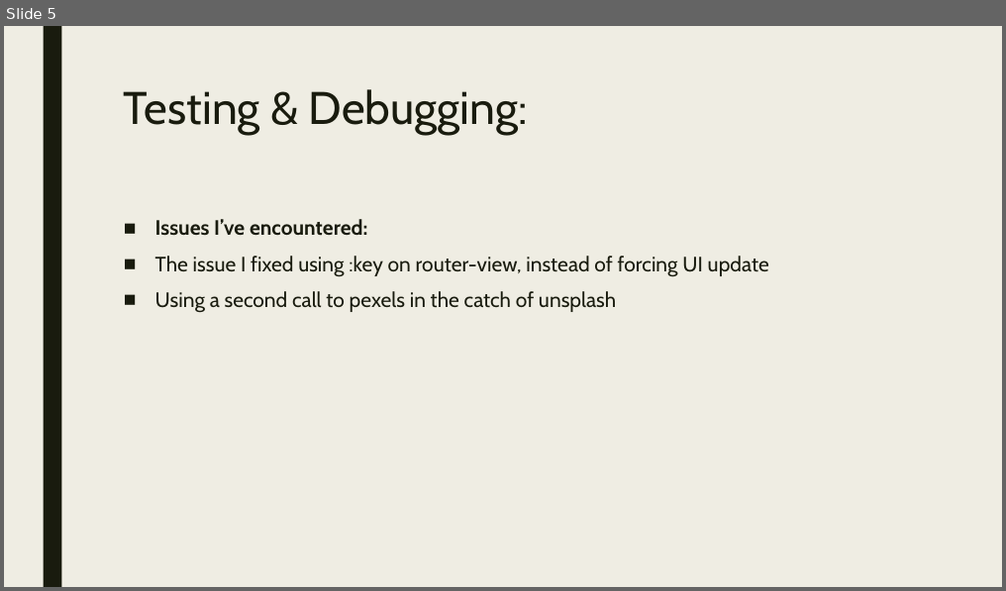
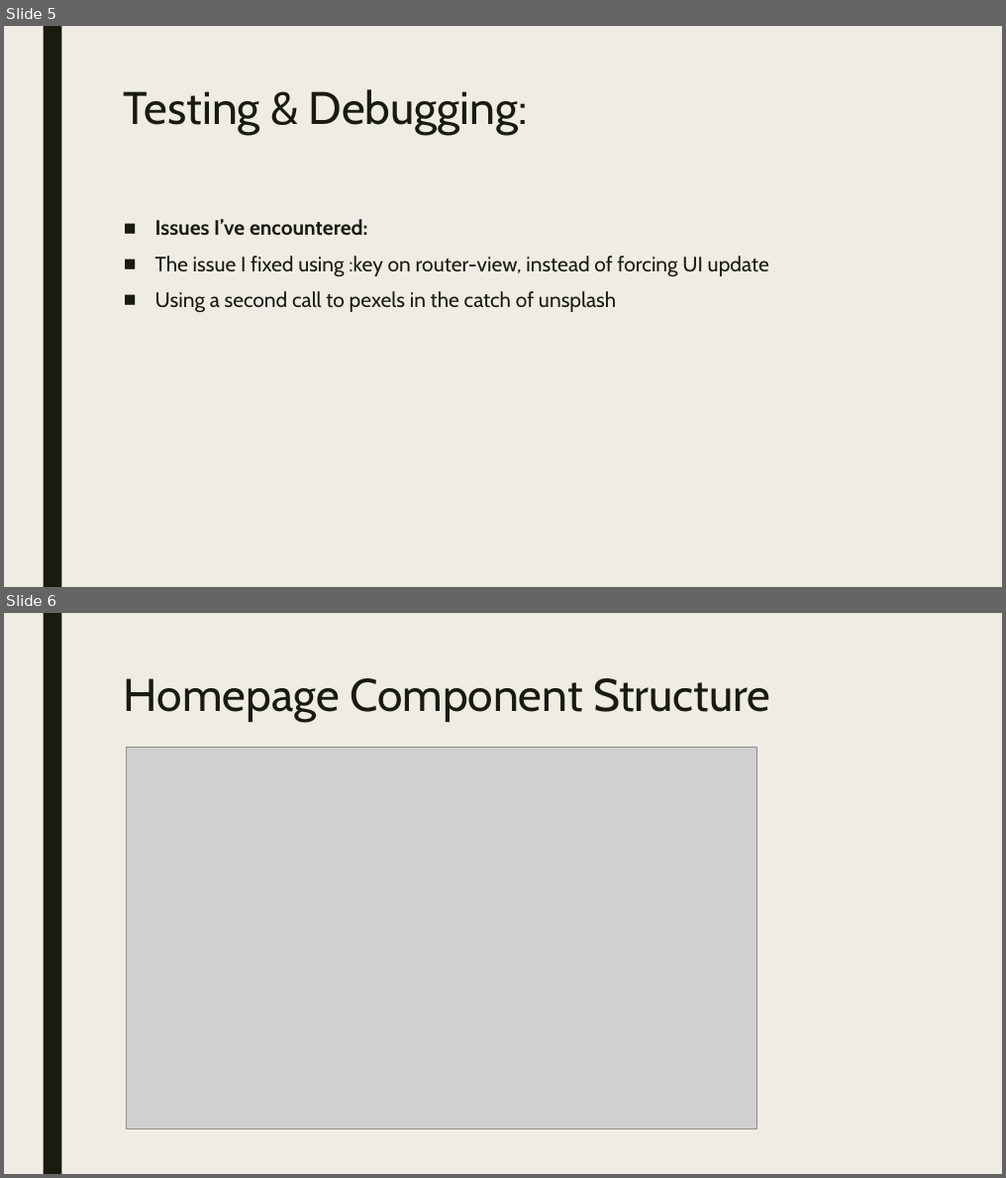
Before and after one commit to jakewarrenblack/vue-countries, a slide deck: Frontend frameworks.pptx. Shown one above the other, each under a label of ours: slide 5 before the commit, slides 5 and 6 after it. The pictures are 1006x591 and 1006x1178 pixels, drawn with LibreOffice and Linux fonts; fonts in the diff are those of the drawing; grey boxes stand for pictures. Boxes give left, top, right and bottom in pixels: in the first picture for what was removed or moved away, otherwise in the second. Text is boxed around its words. In the diff, an @@ line names an element or a change of style, - is before the commit and + after.

```diff
--- a/Frontend frameworks.pptx
+++ b/Frontend frameworks.pptx
@@ slide 6 added at (4,613,1002,1174), background #EFEDE3; not listed: 1 template element that a slide beside it also shows @@
@@ title added at (124,678,771,722), 44 pt, text #191B0E @@
+Homepage Component Structure
@@ picture added at (126,747,756,1130) @@
```
Also in this commit, not shown: 1 slide changed, 1 other slide added, 4 other files.
